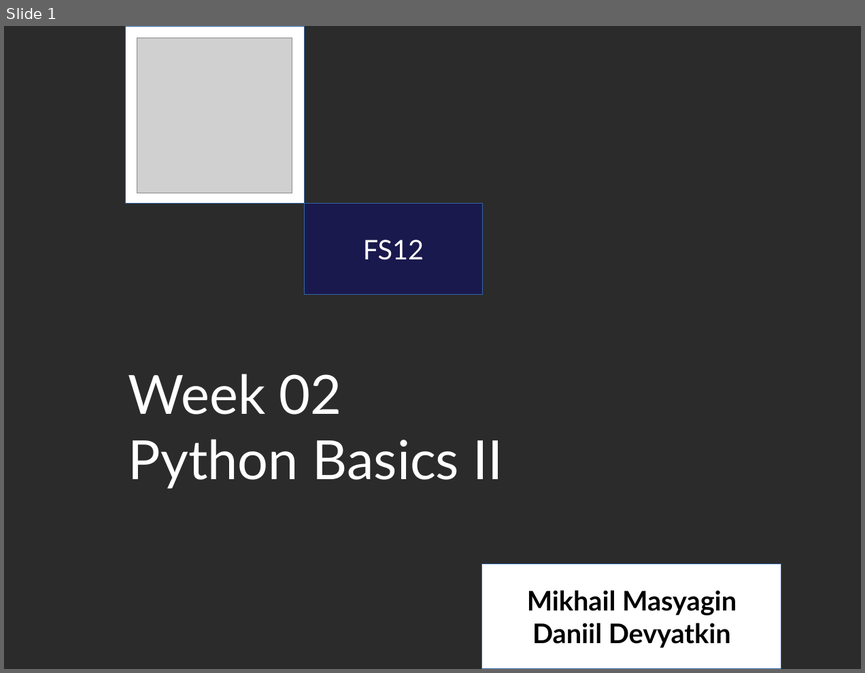
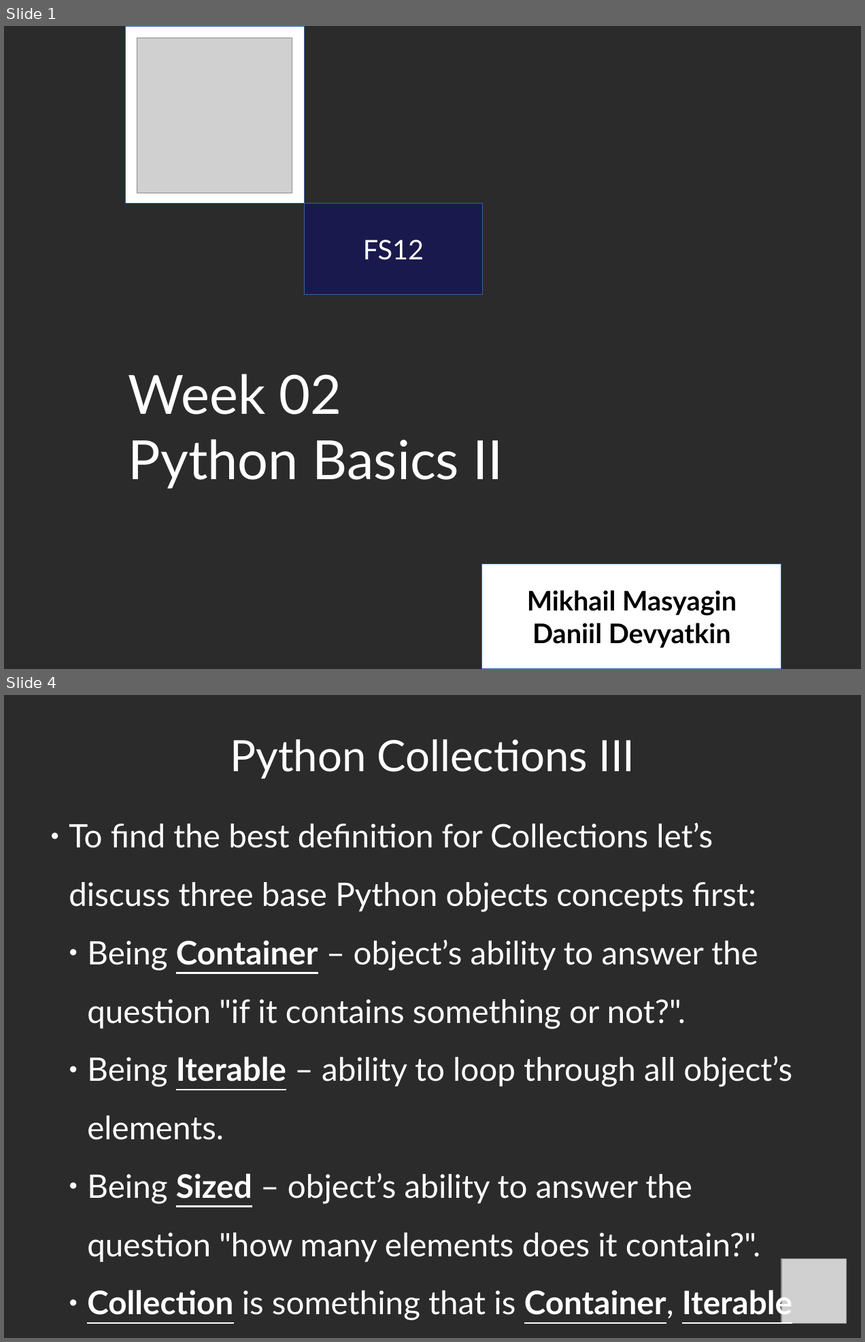
Before and after one commit to bmstu-fs12/01-sem-py-algo, a slide deck: week-02/presentation_1_4x3.odp. Shown one above the other, each under a label of ours: slide 1 before the commit, slides 1 and 4 after it; the slides between them are not shown. The pictures are 865x673 and 865x1342 pixels, drawn with LibreOffice and Linux fonts; fonts in the diff are those of the drawing; grey boxes stand for pictures; background and template pictures are left out; a plain dark background stands for a picture behind light text. Boxes give left, top, right and bottom in pixels: in the first picture for what was removed or moved away, otherwise in the second. Text is boxed around its words. In the diff, an @@ line names an element or a change of style, - is before the commit and + after.

```diff
--- a/week-02/presentation_1_4x3.odp
+++ b/week-02/presentation_1_4x3.odp
@@ slide 4 added at box(4, 695, 861, 1338), background picture (left out) @@
@@ title added at box(230, 739, 634, 779), 40 pt, text #FFFFFF @@
+Python Collections III
@@ text added at box(69, 822, 792, 1321), 30 pt, text #FFFFFF @@
+● To find the best definition for Collections let’s discuss three base Python objects concepts first:
+  ● Being Container – object’s ability to answer the question "if it contains something or not?".
+  ● Being Iterable – ability to loop through all object’s elements.
+  ● Being Sized – object’s ability to answer the question "how many elements does it contain?".
+  ● Collection is something that is Container, Iterable & Sized.
@@ picture added at box(781, 1259, 846, 1323) @@
```
Also in this commit, not shown: 1 slide changed, 15 other slides added, 3 other files.
